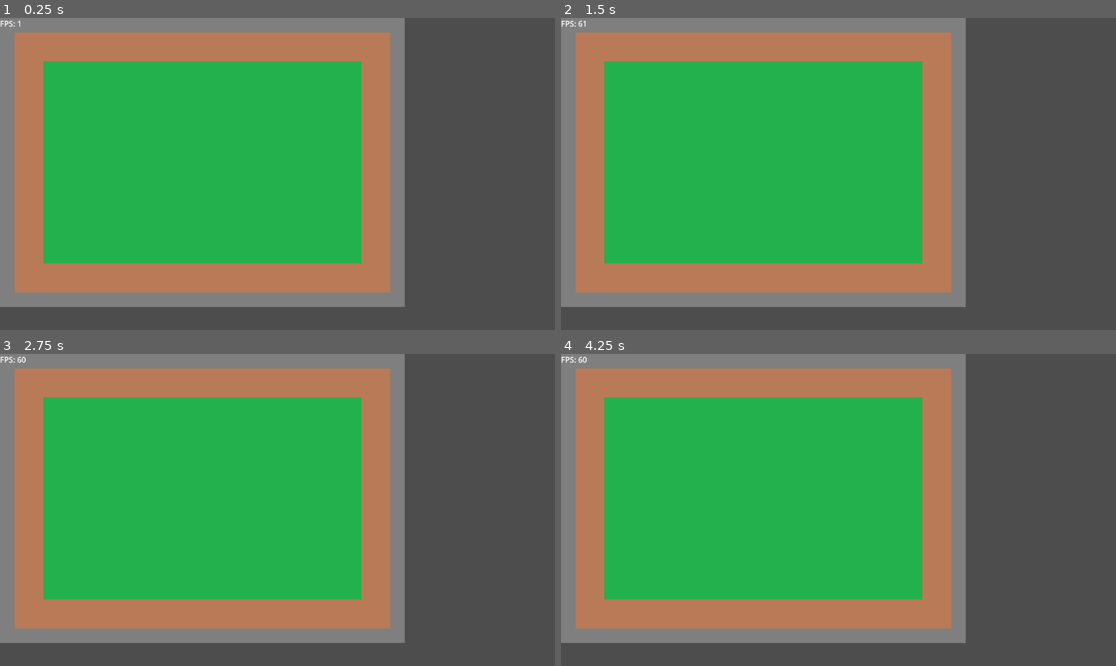
Above: before the commit, frames 1-4 (two rows, left to right).
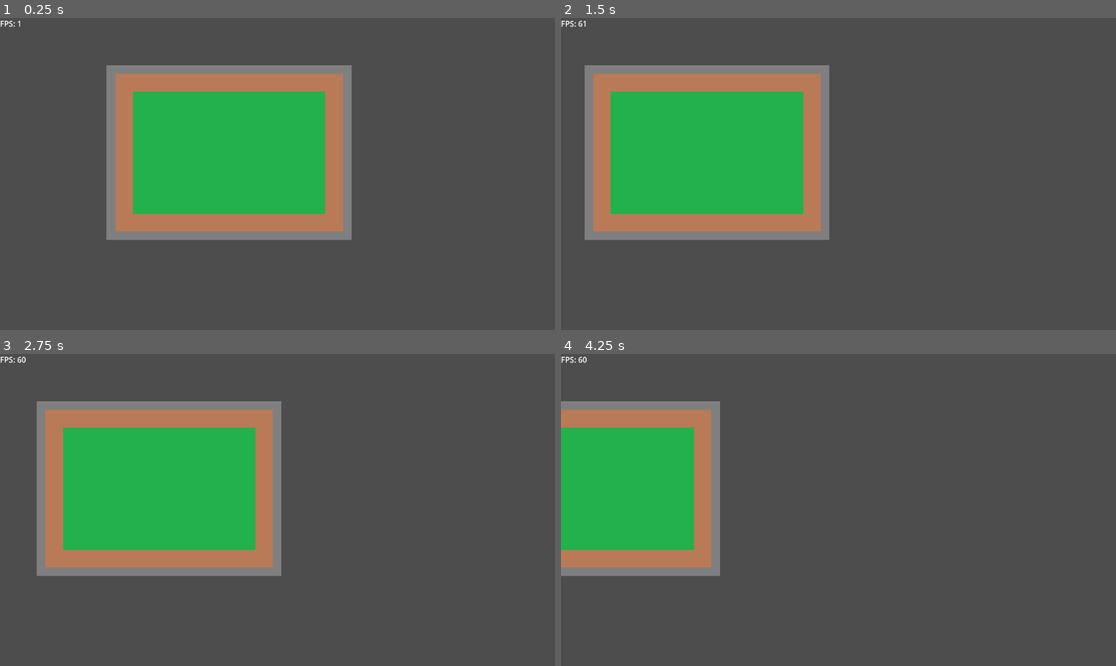
Above: after the commit, the same moments.

Repository: buloz/ld55
Game: Godot game, scene res://Scenes/Debug/DebugScene.tscn
The game is run twice, just before and just after one commit, with the same random seed, the same clock (stepped at 60 frames per second) and the same inputs.
Inputs (mouse positions are in pixels of both pictures, inside the frame that each line leads up to):
- Up to frame 1 (0.25 s): no input
- Up to frame 2 (1.5 s): tap Enter (ui_accept) at 0.5, 0.77 s; move the mouse to (960, 158) at 0.52 s; press the mouse at (960, 158) at 0.53 s; hold D (move_right) from 0.53 s (still down); right-click (960, 158) at 0.8 s; move the mouse to (727, 189) at 1.27 s; release the mouse at (727, 189) at 1.28 s; right-click (727, 189) at 1.35 s
- Up to frame 3 (2.75 s): tap Enter (ui_accept) at 1.52 s; click (166, 525) at 1.55 s; move the mouse to (333, 441) at 2.02 s; release D (move_right) at 2.03 s; press the mouse at (333, 441) at 2.03 s; hold A (move_left) from 2.03 s (still down); right-click (333, 441) at 2.3 s
- Up to frame 4 (4.25 s): move the mouse to (810, 572) at 2.77 s; release A (move_left) at 2.78 s; release the mouse at (810, 572) at 2.78 s; hold D (move_right) from 2.78 s (still down); right-click (810, 572) at 2.85 s; tap Enter (ui_accept) at 3.02, 3.77 s; click (810, 572) at 3.05 s; move the mouse to (1005, 556) at 3.52 s; press the mouse at (1005, 556) at 3.53 s; right-click (1005, 556) at 3.8 s

The runs differ from the first frame. In frame 1, 54% of the frame differs, in the area x 0-73%, y 0-93%; in frame 2, 53%; in frame 3, 54%; in frame 4, 61%.

Commit message:
[Spawner, Entity] Now mob inherit from new class entity, which handle the moving to the target logic. Spawner is now working.

Diff:
--- a/Projet/Scenes/Component/runToNearestEnnemy.gd
+++ b/Projet/Scenes/Component/NearestEnnemyFinder.gd
@@ -16,18 +16,7 @@
 @export var PlayerTeam: bool = false
 
 
-#TODO: ces attributs là devrait être stocké dans un component de l'entité qui contient ses propriété (range, speed, etc)
-#A quel distance l'ennemi doit allez de la cible
-@export var foeDistance: float = 0.0
-@export var speed: float = 300.0
-
 
 #TODO: Courir sur l'entité de la team ennemie la plus proche
 func _process(_delta):
-
-	var distanceToTarget: float = get_parent().position.distance_to(get_node("/root/Global").playerPosition)
-
-	if distanceToTarget > foeDistance:
-		get_parent().velocity = (get_node("/root/Global").playerPosition - get_parent().position).normalized() * speed
-	else:
-		get_parent().velocity = Vector2.ZERO
+	get_parent().target = get_node("/root/Global").playerPosition
--- /dev/null
+++ b/Projet/Scenes/Component/NearestEnnemyFinder.tscn
@@ -0,0 +1,6 @@
+[gd_scene load_steps=2 format=3 uid="uid://qks2cmf75chg"]
+
+[ext_resource type="Script" path="res://Scenes/Component/NearestEnnemyFinder.gd" id="1_vcs3s"]
+
+[node name="NearestEnnemyFinder" type="Node"]
+script = ExtResource("1_vcs3s")
--- a/Projet/Scenes/Component/runToNearestEnnemy.tscn
+++ /dev/null
@@ -1,6 +0,0 @@
-[gd_scene load_steps=2 format=3 uid="uid://qks2cmf75chg"]
-
-[ext_resource type="Script" path="res://Scenes/Component/runToNearestEnnemy.gd" id="1_lbl31"]
-
-[node name="RunToNearestEnnemie" type="Node"]
-script = ExtResource("1_lbl31")
--- /dev/null
+++ b/Projet/Scenes/Debug/DebugScene.gd
@@ -0,0 +1,13 @@
+extends Node
+
+
+# Called when the node enters the scene tree for the first time.
+func _ready():
+	pass # Replace with function body.
+
+
+# Called every frame. 'delta' is the elapsed time since the previous frame.
+func _process(delta):
+
+	if Input.is_action_just_pressed("secondary_action"):
+		$MobSpawner.spawnMob(20)
--- a/Projet/Scenes/Debug/DebugScene.tscn
+++ b/Projet/Scenes/Debug/DebugScene.tscn
@@ -1,22 +1,28 @@
-[gd_scene load_steps=6 format=3 uid="uid://l2wvjjpnjul4"]
+[gd_scene load_steps=7 format=3 uid="uid://l2wvjjpnjul4"]
 
+[ext_resource type="Script" path="res://Scenes/Debug/DebugScene.gd" id="1_2lmlw"]
 [ext_resource type="PackedScene" uid="uid://y542tm5v30rt" path="res://Scenes/Map/Map.tscn" id="1_lfq0a"]
 [ext_resource type="PackedScene" uid="uid://b433p5ck6nm4g" path="res://Scenes/Player/Player.tscn" id="2_vo8i1"]
-[ext_resource type="PackedScene" uid="uid://cev6kffqmrxuq" path="res://Scenes/Projectile/projectile.tscn" id="3_gqy25"]
-[ext_resource type="PackedScene" uid="uid://cb8lmdavcema" path="res://Scenes/Mob/Mob.tscn" id="3_ml7sv"]
+[ext_resource type="PackedScene" uid="uid://cb8lmdavcema" path="res://Scenes/Entity/Mob/Mob.tscn" id="3_ml7sv"]
 [ext_resource type="PackedScene" uid="uid://c07qpjoa0naiq" path="res://Scenes/Material/Material.tscn" id="4_j1540"]
+[ext_resource type="PackedScene" uid="uid://c4xat6u8vnn5l" path="res://Scenes/MobSpawner/MobSpawner.tscn" id="4_r331g"]
 
 [node name="DebugScene" type="Node"]
+script = ExtResource("1_2lmlw")
 
 [node name="Map" parent="." instance=ExtResource("1_lfq0a")]
 
 [node name="Player" parent="." instance=ExtResource("2_vo8i1")]
 position = Vector2(586, 373)
 collision_mask = 9
-projectileScene = ExtResource("3_gqy25")
+
+[node name="Camera2D" type="Camera2D" parent="Player"]
+zoom = Vector2(0.605, 0.605)
 
 [node name="Mob" parent="." instance=ExtResource("3_ml7sv")]
 position = Vector2(23.8597, 562.404)
+
+[node name="MobSpawner" parent="." instance=ExtResource("4_r331g")]
 
 [node name="Material_1" parent="." instance=ExtResource("4_j1540")]
 position = Vector2(546, 284)
--- /dev/null
+++ b/Projet/Scenes/Entity/Entity.gd
@@ -0,0 +1,14 @@
+class_name Entity extends Node2D
+
+#TODO: ces attributs là devrait être stocké dans un component de l'entité qui contient ses propriété (range, speed, etc)
+#A quel distance l'ennemi doit allez de la cible
+@export var foeDistance: float = 0.0
+@export var speed: float = 300.0
+
+var target: Vector2
+
+
+func _physics_process(delta):
+	if position.distance_to(target) > foeDistance:
+		var direction: Vector2 = position.direction_to(target)
+		position += direction * speed * delta
--- /dev/null
+++ b/Projet/Scenes/Entity/Mob/Mob.gd
@@ -0,0 +1 @@
+class_name Mob extends "res://Scenes/Entity/Entity.gd"
--- a/Projet/Scenes/Mob/Mob.tscn
+++ b/Projet/Scenes/Entity/Mob/Mob.tscn
@@ -1,20 +1,18 @@
 [gd_scene load_steps=6 format=3 uid="uid://cb8lmdavcema"]
 
-[ext_resource type="Script" path="res://Scenes/Mob/Mob.gd" id="1_3u8mo"]
-[ext_resource type="PackedScene" uid="uid://qks2cmf75chg" path="res://Scenes/Component/runToNearestEnnemy.tscn" id="2_5hwje"]
+[ext_resource type="Script" path="res://Scenes/Entity/Mob/Mob.gd" id="1_3u8mo"]
+[ext_resource type="PackedScene" uid="uid://qks2cmf75chg" path="res://Scenes/Component/NearestEnnemyFinder.tscn" id="2_wbegk"]
 [ext_resource type="PackedScene" uid="uid://dm7wjxq1yhhha" path="res://Scenes/Component/healthComponent.tscn" id="3_50md8"]
 [ext_resource type="PackedScene" uid="uid://deuhf0wkjf2jw" path="res://Scenes/Component/hitboxComponent.tscn" id="4_il1u3"]
 
 [sub_resource type="CircleShape2D" id="CircleShape2D_itvn1"]
 radius = 23.0868
 
-[node name="Mob" type="CharacterBody2D"]
+[node name="Mob" type="Node2D"]
 script = ExtResource("1_3u8mo")
+foeDistance = 250.0
 
-[node name="CollisionShape2D" type="CollisionShape2D" parent="."]
-shape = SubResource("CircleShape2D_itvn1")
-
-[node name="RunToNearestEnnemie" parent="." instance=ExtResource("2_5hwje")]
+[node name="RunToNearestEnnemie" parent="." instance=ExtResource("2_wbegk")]
 
 [node name="HealthComponent" parent="." instance=ExtResource("3_50md8")]
 MaxHealth = 20.0
--- a/Projet/Scenes/Mob/Mob.gd
+++ /dev/null
@@ -1,5 +0,0 @@
-extends CharacterBody2D
-
-
-func _physics_process(_delta):
-	move_and_slide()
--- a/Projet/Scenes/MobSpawner/MobSpawner.gd
+++ b/Projet/Scenes/MobSpawner/MobSpawner.gd
@@ -1,7 +1,27 @@
 class_name MobSpawner extends Node
 
 
+@export var mobScene: PackedScene
+
+
+
+var spawnBoundary: Vector2 = Vector2(500, 700)
+
+
+
 func spawnMob(count: int):
+
+	for i in count:
+		var newMob = mobScene.instantiate()
+
+		var spawnDirection: Vector2 = Vector2(randf_range(-1.0, 1.0), randf_range(-1.0, 1.0)).normalized()
+		var spawnDistance: float = randf_range(spawnBoundary.x, spawnBoundary.y)
+
+		var spawnPosition: Vector2 = get_node("/root/Global").playerPosition + spawnDirection * spawnDistance
+
+		newMob.position = spawnPosition
+
+		add_child(newMob)
 
 
 	#TODO: Tirer des valeurs entre distance mini de spawn du joueur et distance max du spawn du joueur
--- a/Projet/Scenes/MobSpawner/MobSpawner.tscn
+++ b/Projet/Scenes/MobSpawner/MobSpawner.tscn
@@ -1,6 +1,8 @@
-[gd_scene load_steps=2 format=3 uid="uid://c4xat6u8vnn5l"]
+[gd_scene load_steps=3 format=3 uid="uid://c4xat6u8vnn5l"]
 
 [ext_resource type="Script" path="res://Scenes/MobSpawner/MobSpawner.gd" id="1_kgpnj"]
+[ext_resource type="PackedScene" uid="uid://cb8lmdavcema" path="res://Scenes/Entity/Mob/Mob.tscn" id="2_8uuyr"]
 
 [node name="MobSpawner" type="Node"]
 script = ExtResource("1_kgpnj")
+mobScene = ExtResource("2_8uuyr")
--- a/Projet/Scenes/Player/Player.tscn
+++ b/Projet/Scenes/Player/Player.tscn
@@ -10,6 +10,7 @@
 
 [node name="Player" type="CharacterBody2D"]
 collision_layer = 9
+collision_mask = 7
 script = ExtResource("1_sxh4x")
 projectileScene = ExtResource("2_348b1")
 projectileShapeResource = ExtResource("3_xtamv")
--- a/Projet/Scenes/Projectile/projectile.gd
+++ b/Projet/Scenes/Projectile/projectile.gd
@@ -1,15 +1,17 @@
 class_name Projectile extends Area2D
 
 @export var attack: AttackComponent
-@export var speed:float
-@export var piercingEntities:int
-@export var isPiercing:bool
-@export var lifeSpan:float
+@export var speed: float
+
+@export var isPiercing: bool
+@export var piercingEntities: int = 0.0
+
+@export var lifeSpan: float = 1.0
 
 var direction
 
 func _ready():
-	await get_tree().create_timer(10.0).timeout
+	await get_tree().create_timer(lifeSpan).timeout
 	queue_free()
 
 func _process(delta):
@@ -19,6 +21,8 @@
 func _on_area_entered(area):
 	if area is HitboxComponent and area.healthComponent:
 		area.damage(attack)
-		piercingEntities -= 1
-		if(piercingEntities <= 0):
-			queue_free()
+
+		if not isPiercing:
+			piercingEntities -= 1
+			if piercingEntities < 0:
+				queue_free()
--- a/Projet/project.godot
+++ b/Projet/project.godot
@@ -46,6 +46,16 @@
 , Object(InputEventKey,"resource_local_to_scene":false,"resource_name":"","device":-1,"window_id":0,"alt_pressed":false,"shift_pressed":false,"ctrl_pressed":false,"meta_pressed":false,"pressed":false,"keycode":0,"physical_keycode":4194322,"key_label":0,"unicode":0,"echo":false,"script":null)
 ]
 }
+primary_action={
+"deadzone": 0.5,
+"events": [Object(InputEventMouseButton,"resource_local_to_scene":false,"resource_name":"","device":-1,"window_id":0,"alt_pressed":false,"shift_pressed":false,"ctrl_pressed":false,"meta_pressed":false,"button_mask":1,"position":Vector2(166, 4),"global_position":Vector2(170, 45),"factor":1.0,"button_index":1,"canceled":false,"pressed":true,"double_click":false,"script":null)
+]
+}
+secondary_action={
+"deadzone": 0.5,
+"events": [Object(InputEventMouseButton,"resource_local_to_scene":false,"resource_name":"","device":-1,"window_id":0,"alt_pressed":false,"shift_pressed":false,"ctrl_pressed":false,"meta_pressed":false,"button_mask":2,"position":Vector2(174, 2),"global_position":Vector2(178, 43),"factor":1.0,"button_index":2,"canceled":false,"pressed":true,"double_click":false,"script":null)
+]
+}
 
 [layer_names]
 
